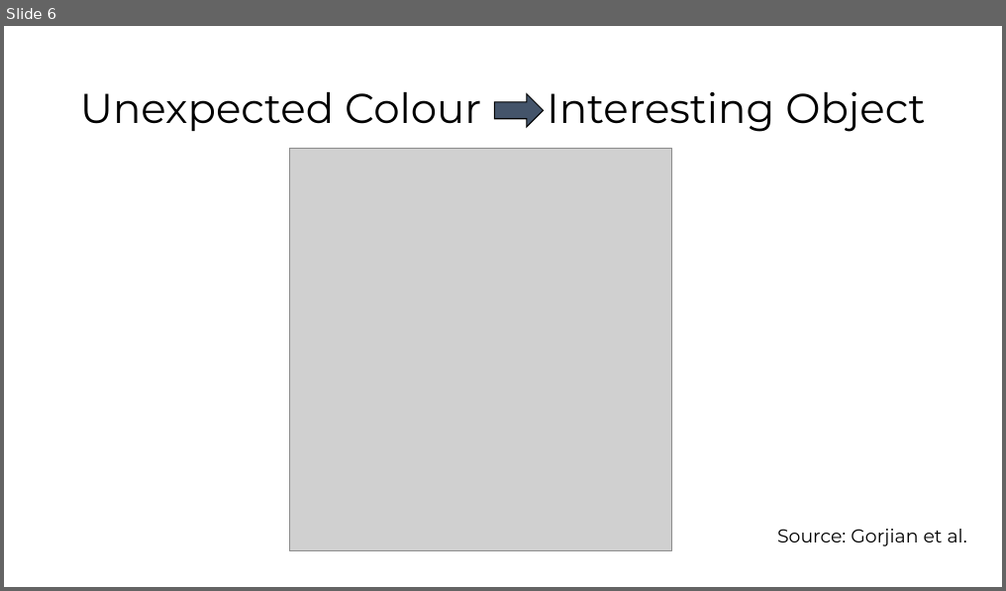
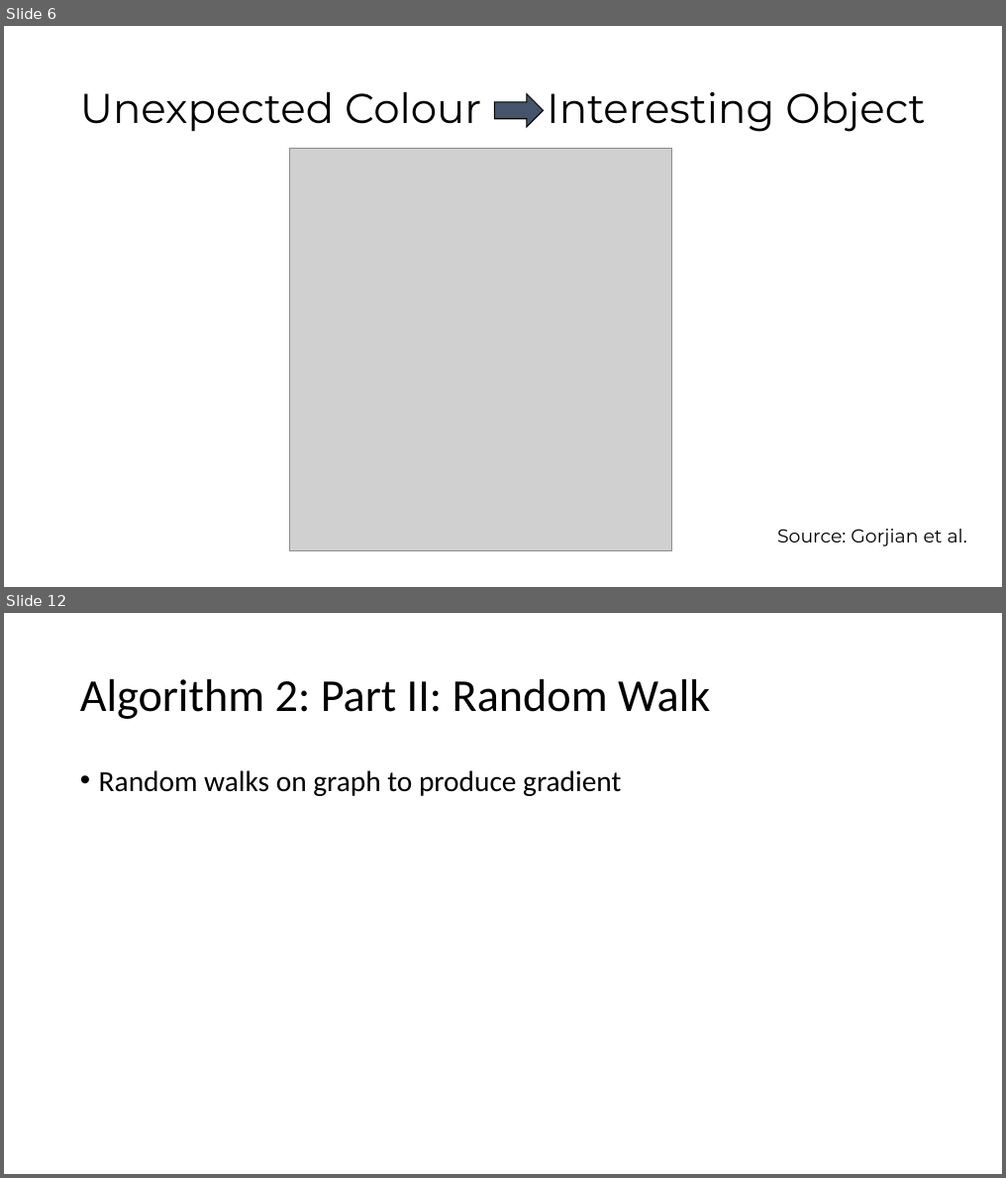
Before and after one commit to ibhojwani/seip_big_data, a slide deck: Presentation.pptx. Shown one above the other, each under a label of ours: slide 6 before the commit, slides 6 and 12 after it; the slides between them are not shown. The pictures are 1006x591 and 1006x1178 pixels, drawn with LibreOffice and Linux fonts; fonts in the diff are those of the drawing; grey boxes stand for pictures. Boxes give left, top, right and bottom in pixels: in the first picture for what was removed or moved away, otherwise in the second. Text is boxed around its words. In the diff, an @@ line names an element or a change of style, - is before the commit and + after.

```diff
--- a/Presentation.pptx
+++ b/Presentation.pptx
@@ slide 12 added at <box>4,613,1002,1174</box>, background #FFFFFF @@
@@ title added at <box>80,679,710,719</box>, 44 pt, text #000000 @@
+Algorithm 2: Part II: Random Walk
@@ text added at <box>99,770,621,796</box>, 28 pt, text #000000 @@
+• Random walks on graph to produce gradient
```
Also in this commit, not shown: 19 other slides added, 1 slide removed.
